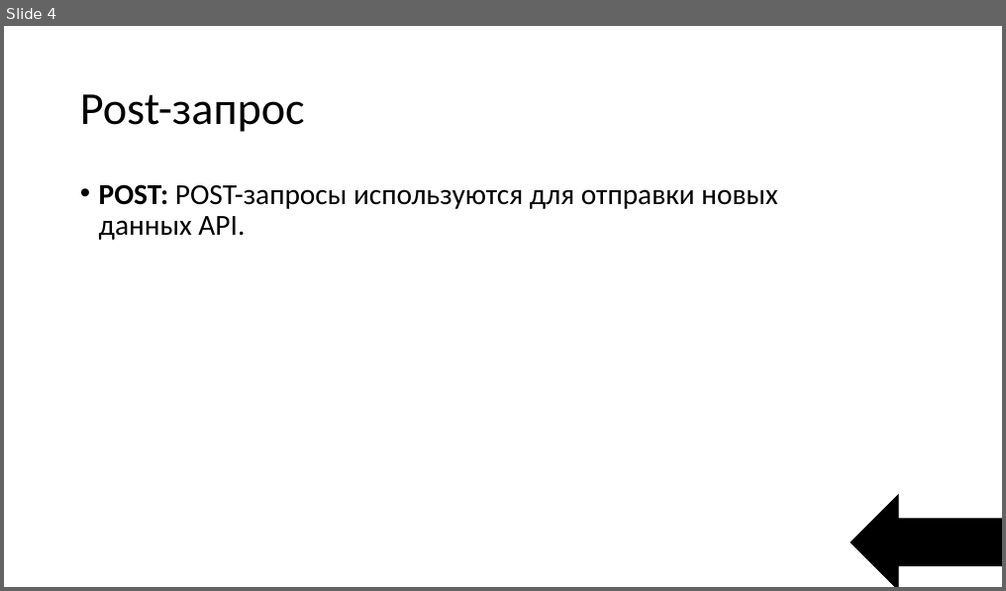
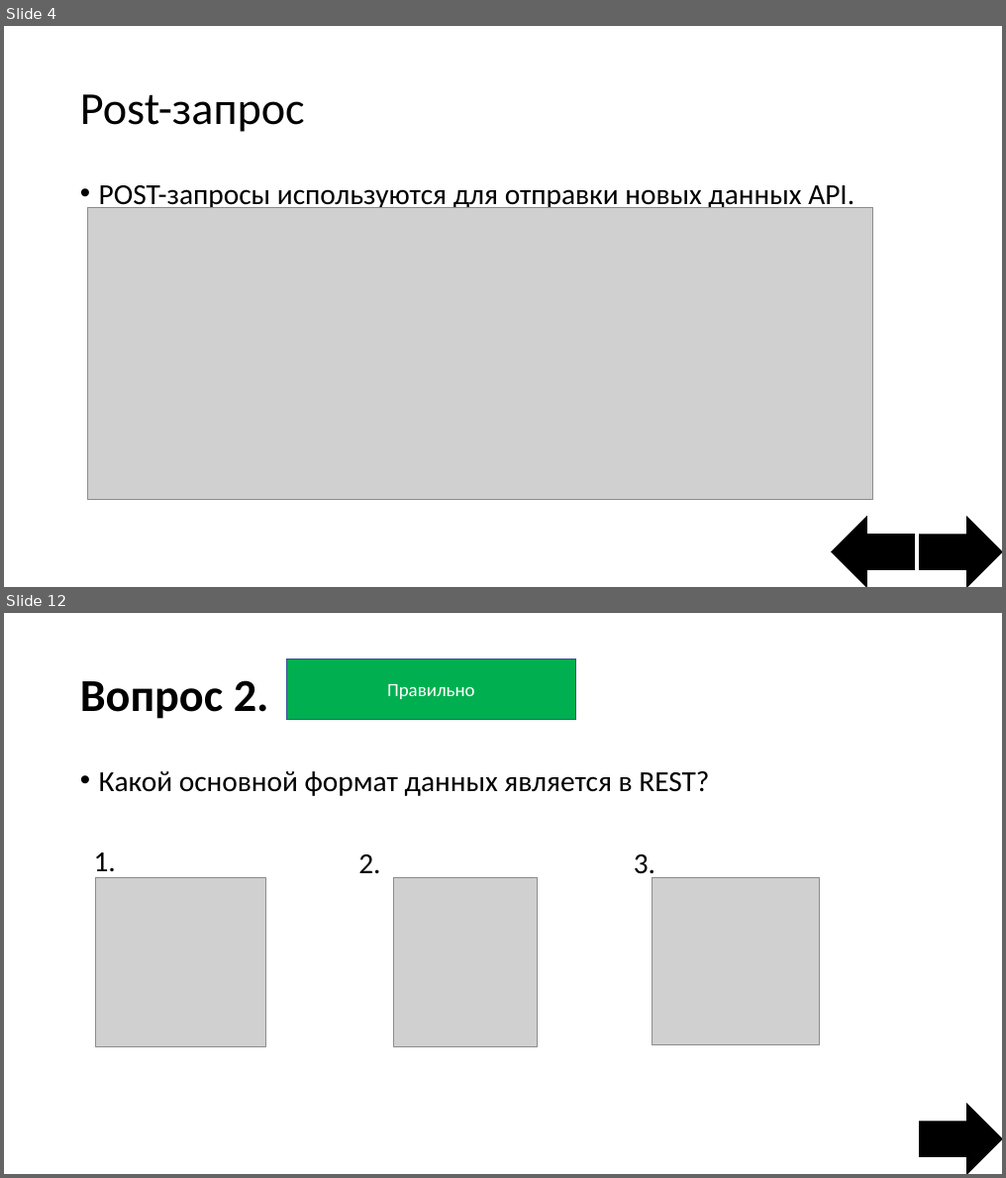
Before and after one commit to StepaN132/Game, a slide deck: Интерактивная игра.pptx. Shown one above the other, each under a label of ours: slide 4 before the commit, slides 4 and 12 after it; the slides between them are not shown. The pictures are 1006x591 and 1006x1178 pixels, drawn with LibreOffice and Linux fonts; fonts in the diff are those of the drawing; grey boxes stand for pictures. Boxes give left, top, right and bottom in pixels: in the first picture for what was removed or moved away, otherwise in the second. Text is boxed around its words. In the diff, an @@ line names an element or a change of style, - is before the commit and + after.

```diff
--- a/Интерактивная игра.pptx
+++ b/Интерактивная игра.pptx
@@ slide 12 added at box(4, 613, 1002, 1174), background #FFFFFF @@
@@ rectangle added at box(286, 660, 576, 720), fill #FF0000, outline #325491 1 pt, 18 pt, text #FFFFFF @@
+Не правильно
@@ rectangle added at box(286, 659, 576, 719), fill #00B050, outline #325491 1 pt, 18 pt, text #FFFFFF @@
+Правильно
@@ title added at box(80, 680, 269, 719), 44 pt, text #000000, bold @@
+Вопрос 2.
@@ text added at box(99, 771, 709, 796), 28 pt, text #000000 @@
+• Какой основной формат данных является в REST?
@@ text added at box(94, 853, 116, 878), 28 pt, text #000000 @@
+1.
@@ picture added at box(96, 877, 266, 1048) @@
@@ text added at box(358, 855, 380, 874), 28 pt, text #000000 @@
+2.
@@ picture added at box(393, 877, 538, 1048) @@
@@ text added at box(634, 855, 655, 880), 28 pt, text #000000 @@
+3.
@@ picture added at box(651, 877, 819, 1045) @@
@@ left arrow added at box(920, 1104, 1002, 1174), fill #000000, outline #000000 1 pt @@
@@ slide 4 changed as well @@
@@ text at box(99, 185, 854, 211): text changed @@
-• POST: POST-запросы используются для отправки новых данных API.
+• POST-запросы используются для отправки новых данных API.
@@ picture added at box(88, 208, 873, 499) @@
@@ left arrow: place and size @@
-left arrow at box(850, 495, 1002, 587)
+left arrow at box(832, 517, 915, 587)
@@ left arrow added at box(920, 517, 1002, 587), fill #000000, outline #000000 1 pt @@
```
Also in this commit, not shown: 1 other slide changed, 12 other slides added, 8 slides removed.
